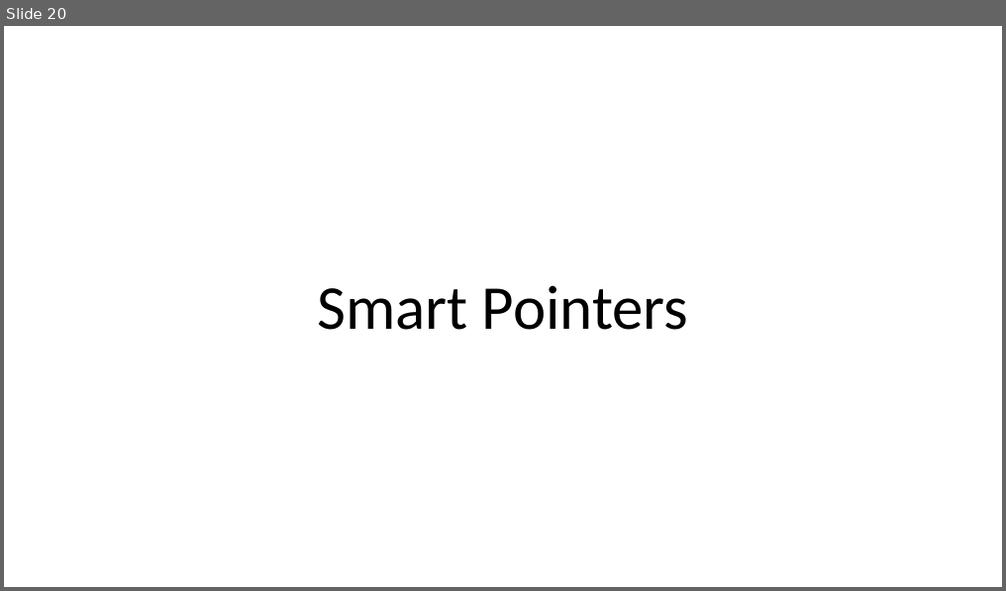
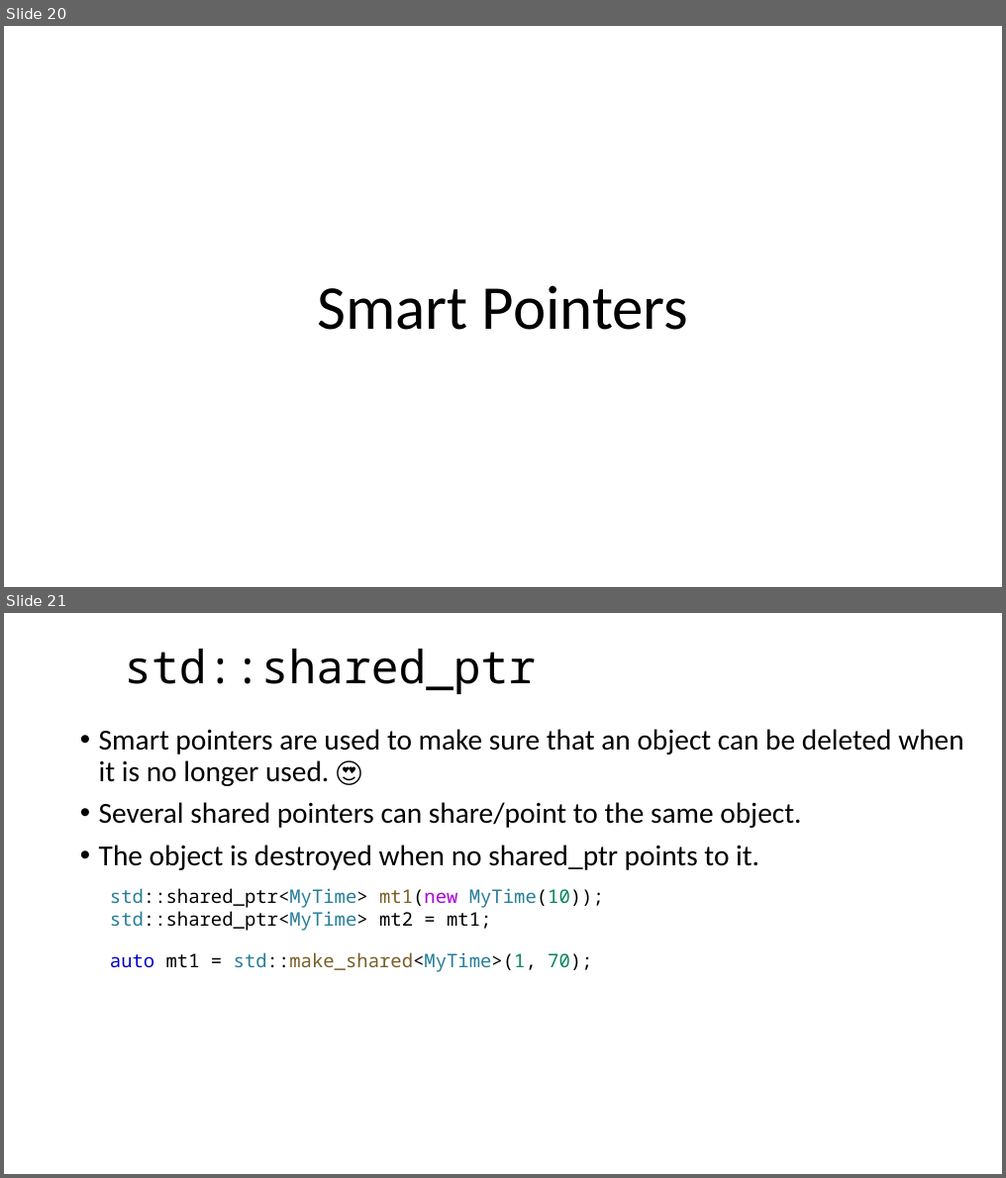
Before and after one commit to dayekuaipao/CPPLearning, a slide deck: week11/Lecture11.pptx. Shown one above the other, each under a label of ours: slide 20 before the commit, slides 20 and 21 after it. The pictures are 1006x591 and 1006x1178 pixels, drawn with LibreOffice and Linux fonts; fonts in the diff are those of the drawing; background and template pictures are left out. Boxes give left, top, right and bottom in pixels: in the first picture for what was removed or moved away, otherwise in the second. Text is boxed around its words. In the diff, an @@ line names an element or a change of style, - is before the commit and + after.

```diff
--- a/week11/Lecture11.pptx
+++ b/week11/Lecture11.pptx
@@ slide 21 added at (x1=4, y1=613, x2=1002, y2=1174), background #FFFFFF @@
@@ title added at (x1=124, y1=649, x2=536, y2=694), 44 pt, text #000000 @@
+std::shared_ptr
@@ text added at (x1=99, y1=729, x2=963, y2=870), 28 pt, text #000000 @@
+• Smart pointers are used to make sure that an object can be deleted when it is no longer used. 😍
+• Several shared pointers can share/point to the same object.
+• The object is destroyed when no shared_ptr points to it.
@@ text added at (x1=110, y1=888, x2=604, y2=931), 18 pt, text #000000 @@
+std::shared_ptr<MyTime> mt1(new MyTime(10));
+std::shared_ptr<MyTime> mt2 = mt1;
@@ text added at (x1=110, y1=953, x2=592, y2=972), 18 pt, text #000000 @@
+auto mt1 = std::make_shared<MyTime>(1, 70);
```
Also in this commit, not shown: 1 slide changed, 2 other slides added, 1 slide removed, 2 other files.
